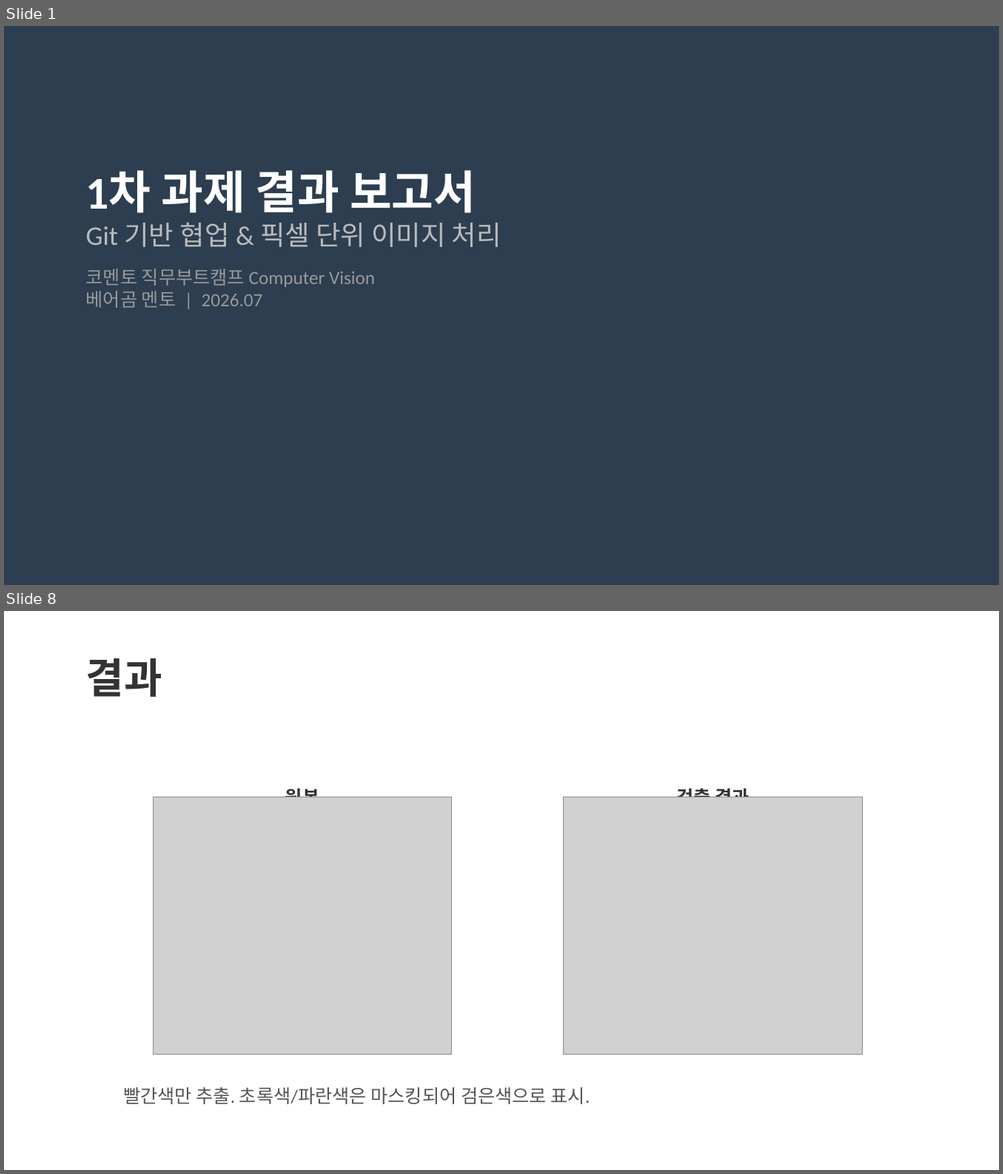
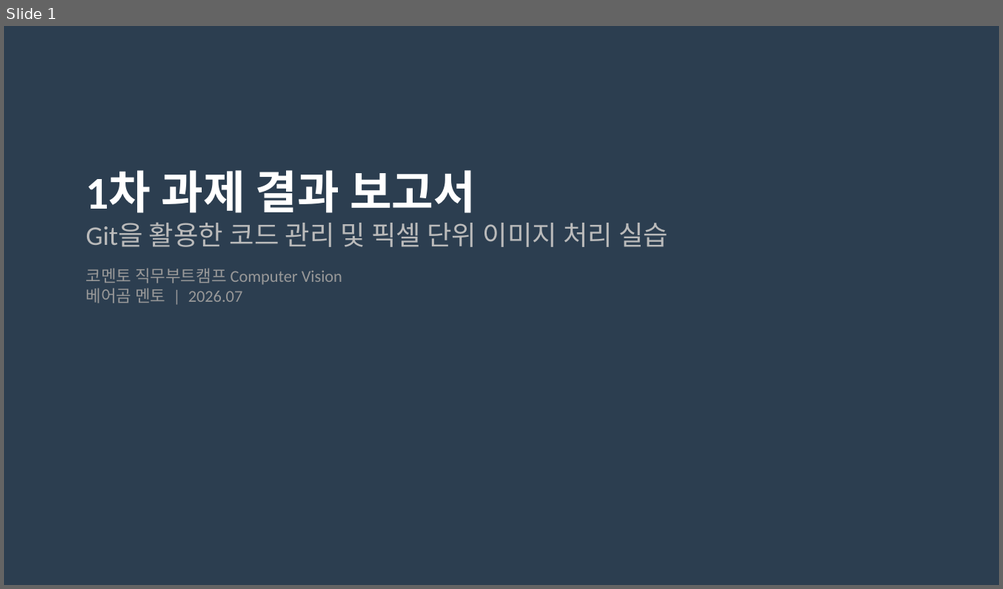
Before and after one commit to jsm0308/Bootcamp-CV, a slide deck: presentation.pptx. Shown one above the other, each under a label of ours: slides 1 and 8 before the commit, slide 1 after it; the slides between them are not shown. The pictures are 1003x1174 and 1003x589 pixels, drawn with LibreOffice and Linux fonts; fonts in the diff are those of the drawing; grey boxes stand for pictures. Boxes give left, top, right and bottom in pixels: in the first picture for what was removed or moved away, otherwise in the second. Text is boxed around its words. In the diff, an @@ line names an element or a change of style, - is before the commit and + after.

```diff
--- a/presentation.pptx
+++ b/presentation.pptx
@@ slide 8 removed at (x1=4, y1=611, x2=999, y2=1170), background #FFFFFF @@
@@ text removed at (x1=86, y1=658, x2=162, y2=697) @@
-결과
@@ text removed at (x1=285, y1=786, x2=319, y2=797) @@
-원본
@@ text removed at (x1=676, y1=786, x2=748, y2=797) @@
-검출 결과
@@ picture removed at (x1=153, y1=797, x2=452, y2=1055) @@
@@ picture removed at (x1=563, y1=797, x2=862, y2=1055) @@
@@ text removed at (x1=123, y1=1088, x2=590, y2=1105) @@
-빨간색만 추출. 초록색/파란색은 마스킹되어 검은색으로 표시.
@@ slide 1 changed as well @@
@@ text at (x1=86, y1=222, x2=668, y2=247): text changed @@
-Git 기반 협업 & 픽셀 단위 이미지 처리
+Git을 활용한 코드 관리 및 픽셀 단위 이미지 처리 실습
@@ text at (x1=86, y1=268, x2=342, y2=304): size 18 to 16 pt in "코멘토 직무부트캠프 Computer Vision", "베어곰 멘토 | 2026.07" @@
```
Also in this commit, not shown: 1 other slide changed, 7 slides added, 13 other slides removed, 6 other files.
